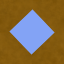
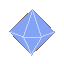
Comparing the layer stacks of the two (64, 64) images. Changes:
removed layer "Transformation" over [left=9, top=9, right=55, bottom=55]
renamed "Background" to "diamond.png", painted on it over [left=0, top=0, right=64, bottom=64]
